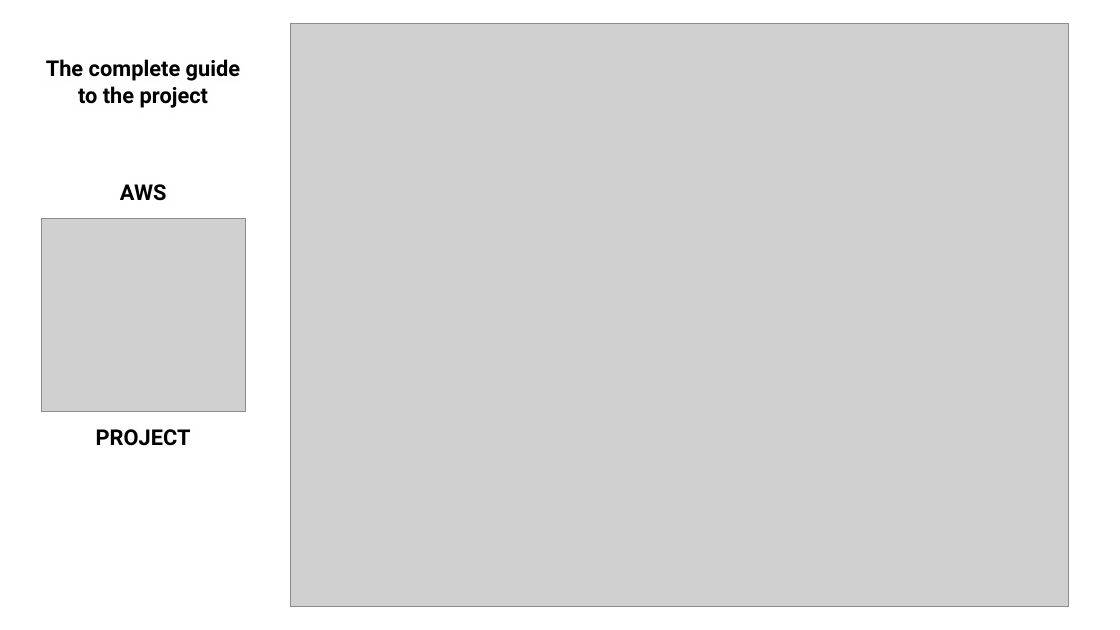
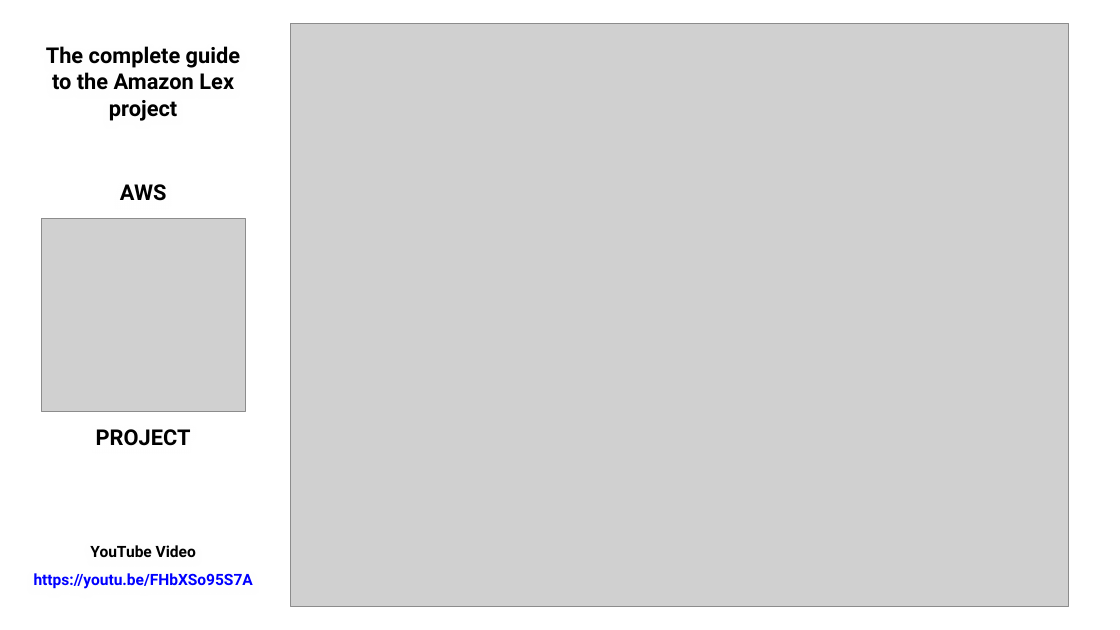
Before and after one commit to Amey-Thakur/RESEARCHGATE, a slide deck: slide 20 of ResearchGate/Pizza Ordering Chatbot Using Amazon Lex/PIZZA ORDERING CHATBOT USING AMAZON LEX.pptx (slide 21 before the commit). Drawn at 1120x630 pixels with LibreOffice and Linux fonts; fonts in the diff are those of the drawing; grey boxes stand for pictures. Boxes give left, top, right and bottom in pixels: in the first picture for what was removed or moved away, otherwise in the second. Text is boxed around its words. In the diff, an @@ line names an element or a change of style, - is before the commit and + after.

```diff
--- a/ResearchGate/Pizza Ordering Chatbot Using Amazon Lex/PIZZA ORDERING CHATBOT USING AMAZON LEX.pptx
+++ b/ResearchGate/Pizza Ordering Chatbot Using Amazon Lex/PIZZA ORDERING CHATBOT USING AMAZON LEX.pptx
@@ title at (x1=46, y1=46, x2=240, y2=121): text changed @@
-The complete guide to the project
+The complete guide to the Amazon Lex project
@@ title added at (x1=34, y1=545, x2=253, y2=589), 10 pt, text #0000FF, bold @@
+YouTube Video
+https://youtu.be/FHbXSo95S7A
```
Also in this commit, not shown: 2 other slides changed, 1 slide removed, 1 other file.
